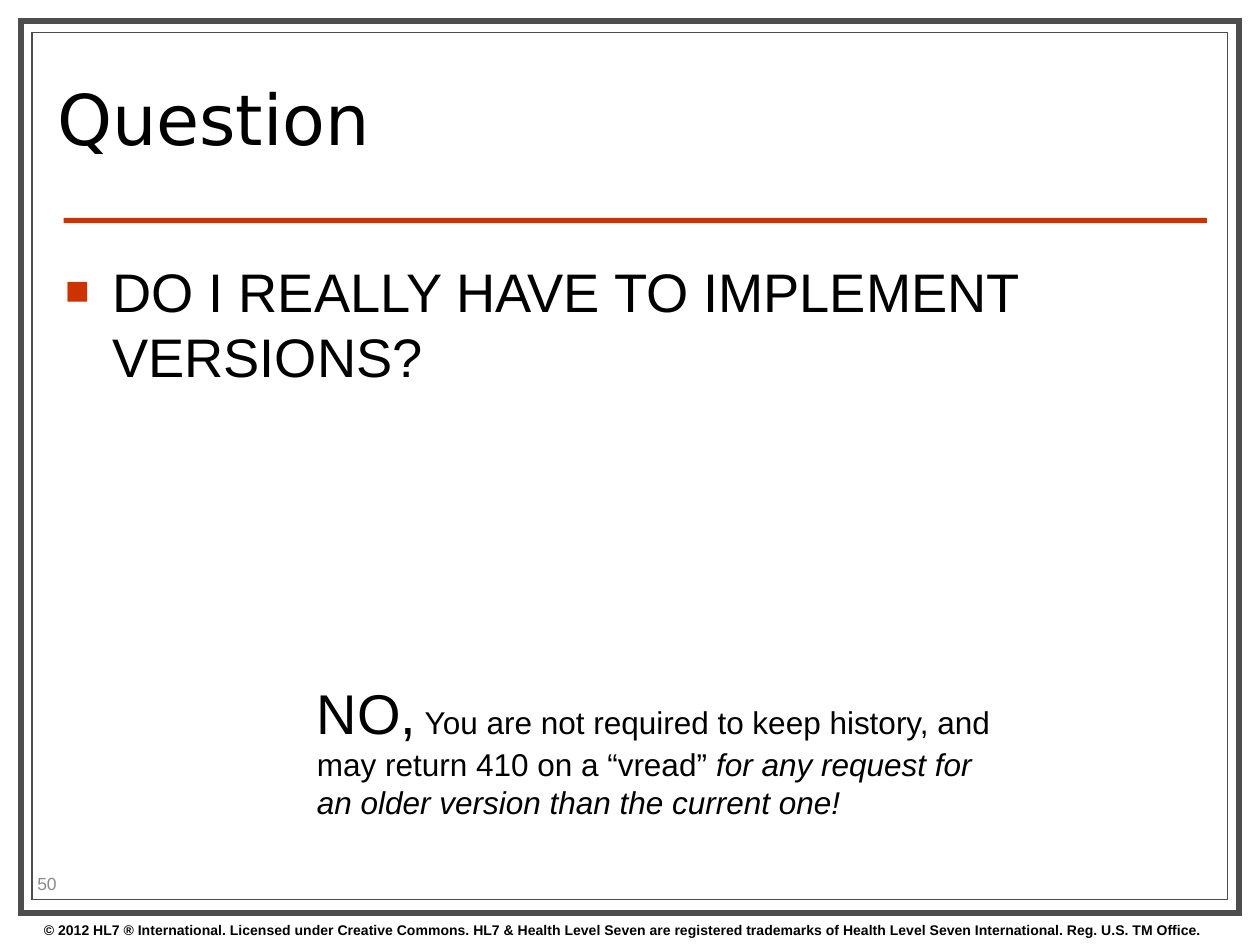
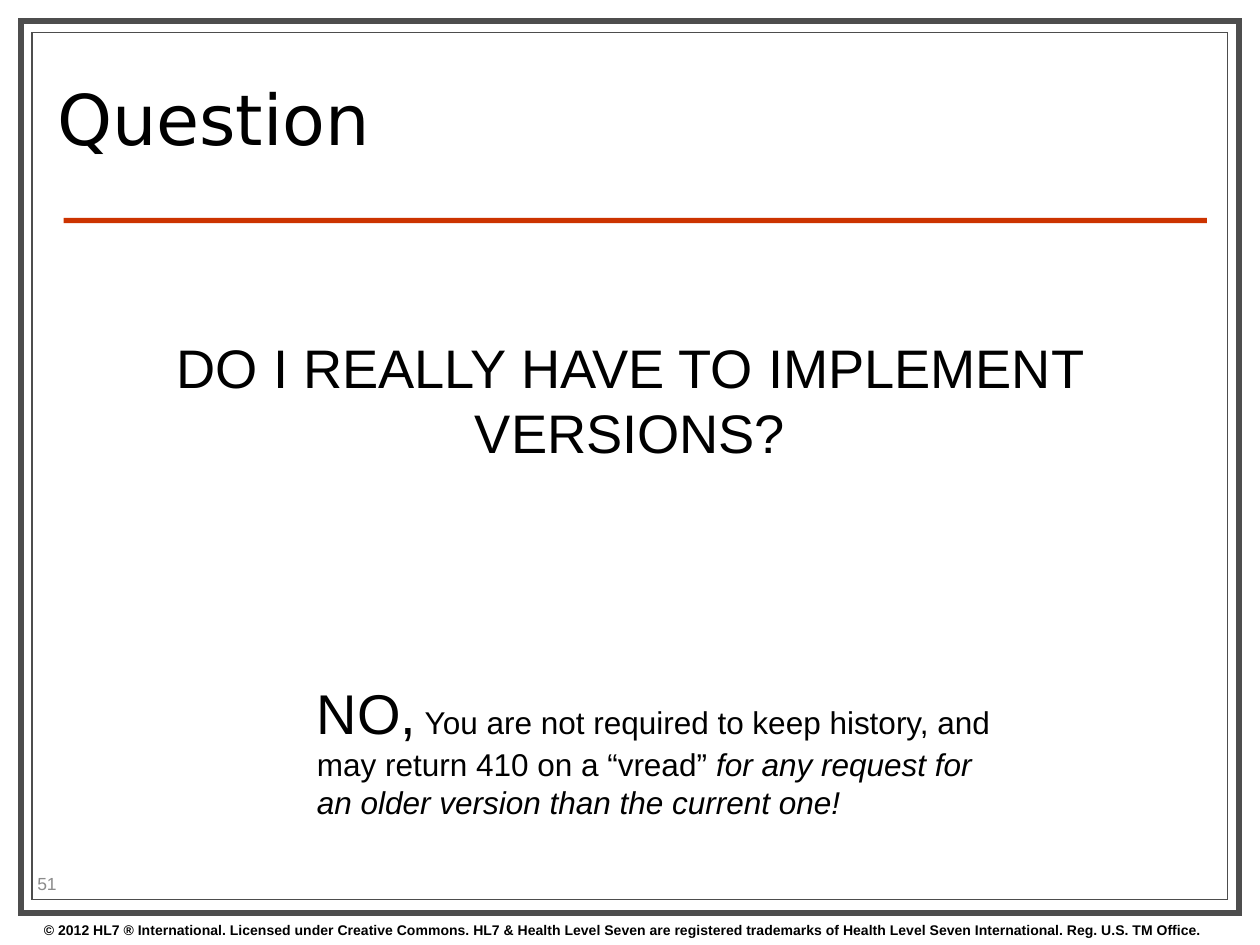
Before and after one commit to vista-novo/fhir, a slide deck: slide 51 of presentations/2013-01 Tutorials/201301 - Phoenix - FhirForDevelopersWGMTutorial.pptx (slide 50 before the commit). Drawn at 1260x945 pixels with LibreOffice and Linux fonts; fonts in the diff are those of the drawing; background and template pictures are left out. Boxes give left, top, right and bottom in pixels: in the first picture for what was removed or moved away, otherwise in the second. Text is boxed around its words. In the diff, an @@ line names an element or a change of style, - is before the commit and + after.

```diff
--- a/presentations/2013-01 Tutorials/201301 - Phoenix - FhirForDevelopersWGMTutorial.pptx
+++ b/presentations/2013-01 Tutorials/201301 - Phoenix - FhirForDevelopersWGMTutorial.pptx
@@ text "DO I REALLY HAVE TO ..." at [177, 350, 1084, 454]: alignment left to centre; bullet ■ to none @@
@@ page number at [37, 878, 56, 890]: text changed @@
-50
+51
```
Also in this commit, not shown: 4 other slides changed, 12 slides added, 3 slides removed.
